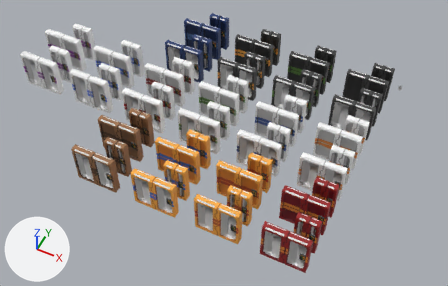
One commit to the FBX model Assets/Art/Models/Structures/Doors/SS13Airlocks.fbx: the scene before it, then after it.
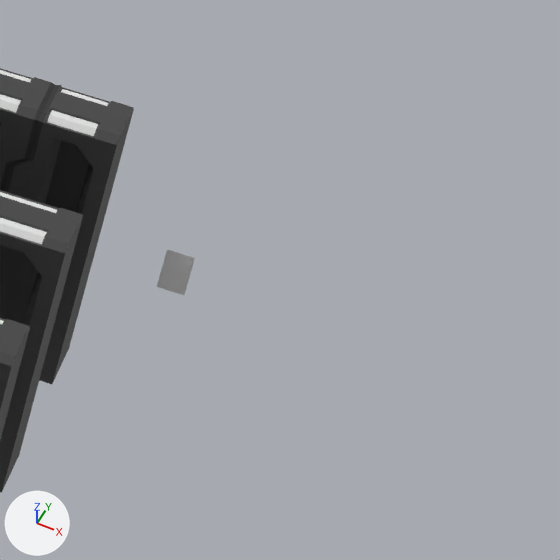
The first picture shows the older version from a camera (50 mm lens) standing at (3.3, -24.0, 22.1) and looking at (-5.6, -6.2, -0.2). The close-ups show both versions on the part from 85% to 99% of the width and 20% to 43% of the height of that picture; other places that the commit changed are outside them. Arrows for +X, +Y and +Z are at lower left; the lights stay in place. Where no turn or scale is listed for an object, it has been applied to the vertices.

The scene before the commit, as lines of its bpy script (objects in view):
```python
me_plane_031 = bpy.data.meshes.new('Plane.031')
me_plane_031.from_pydata(...)  # 342 vertices, 288 faces; spans x -0.5..0.05, y -0.17..0.17, z 0.0..1.93
# faces by material slot: [284, 4]
me_plane_031.materials.append(mat_palette05)  # picture img_palette05_png
me_plane_031.materials.append(mat_palette05_emission)  # white #e7e7e7
me_plane_128 = bpy.data.meshes.new('Plane.128')
me_plane_128.from_pydata(...)  # 334 vertices, 280 faces; spans x -0.05..1.0, y -0.17..0.17, z 0.0..1.93
# faces by material slot: [276, 4]
me_plane_128.materials.append(mat_palette05)  # picture img_palette05_png
me_plane_128.materials.append(mat_palette05_emission)  # white #e7e7e7
me_plane_133 = bpy.data.meshes.new('Plane.133')
me_plane_133.from_pydata(...)  # 52 vertices, 31 faces; spans x -0.093..0.071, y -0.001..0.003, z -0.148..0.146
me_plane_133.materials.append(mat_palette05_emission)  # white #e7e7e7
ob_airlock_double_left = bpy.data.objects.new('Airlock.Double.Left', me_plane_128)
ob_airlock_double_left.location = (-0.5, -1.0, 0.0)
ob_airlock_panel = bpy.data.objects.new('Airlock.Panel', me_plane_133)
ob_airlock_panel.location = (1.0, 0.0, 0.964)
ob_airlock_right = bpy.data.objects.new('Airlock.Right', me_plane_031)
ob_airlock_right.location = (0.0, 0.0, 0.0)
# also in view: 'Airlock.Left' at (0.2, 0.0, 1.0); 'Airlock.Glass.Left' at (0.2, -2.0, 1.0)
```
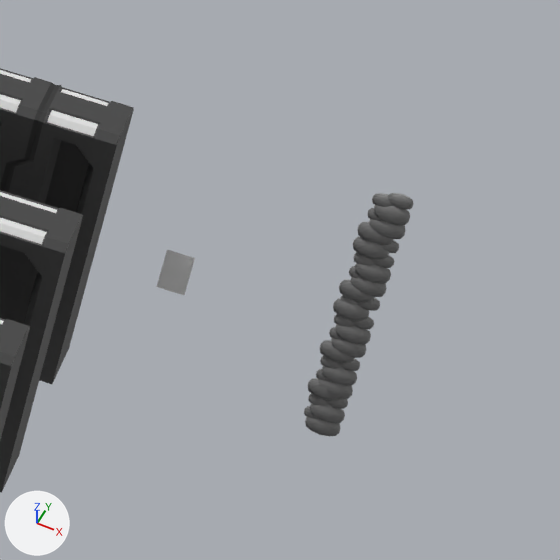
The newer file is also turned or shifted as a whole; pictures and numbers use the older file's frame.

What differs and where, as boxes (x1, y1, x2, y2) in the close-ups (560 x 560 px):
'AirlockWeld', added
    after: (304, 193, 414, 436)

What changed in the scene script:
```text
Add me_airlockweld:
    me_airlockweld.from_pydata(...)  # 1088 vertices, 1224 faces; spans x -0.13..0.12, y 0.12..0.19, z -0.02..1.87
    me_airlockweld.materials.append(mat_palette05)  # picture img_palette05_png
Add ob_airlockweld:
    ob_airlockweld = bpy.data.objects.new('AirlockWeld', me_airlockweld)
    ob_airlockweld.location = (2.0, 0.0, 0.0)
```
